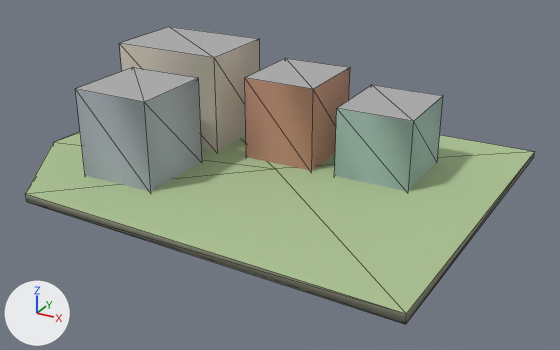
The glTF model godot_project/remake/sky/islands/SKY-014.lod2.glb: old version first, new version second.
Camera for both pictures: a 50 mm camera at (76.5, -139.6, 68.3) aimed at (-0.6, 0.7, -1.8). Arrows for +X, +Y and +Z are at lower left; the lights stay in place. The picture after the commit comes second. Mesh edges are drawn as thin lines. Vertices at exactly the same position are counted once.

Names of what the first picture shows: 'buildings', 'deck', 'rock'.
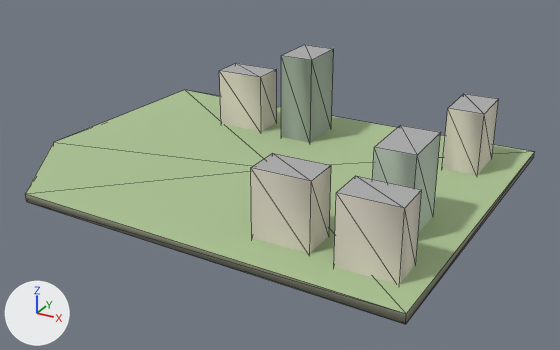
What the commit changed:
me_buildings is used by ob_buildings; location (0.0, 0.0, 0.0).
me_buildings had 32 vertices, 40 faces and spanned x -45.0..29.0, y -23.6..21.9, z -0.5..22.6.
me_buildings now has 48 vertices, 60 faces and spans x -27.8..40.5, y -33.1..29.7, z -0.5..20.5.
me_buildings part 1: the loose piece of 8 vertices spanning x -10.5..6.5, y 2.4..21.4, z -0.5..18.9 is scaled about its middle by (0.471, 0.632, 1.08), then moved by (-3.6, 11.7, 0.8).
me_buildings part 2: the loose piece of 8 vertices spanning x 12.0..29.0, y 2.4..21.4, z -0.5..15.6 is scaled about its middle by (0.471, 0.684, 1.11), then moved by (12.6, -24.0, 0.9).
me_buildings part 3: the loose piece of 8 vertices spanning x -36.0..-18.0, y -23.6..-4.6, z -0.5..19.6 is scaled about its middle by (0.667, 0.421, 0.725), then moved by (43.8, -12.8, -2.8).
me_buildings part 4: the loose piece of 8 vertices spanning x -45.0..-18.0, y 1.9..21.9, z -0.5..22.6 is scaled about its middle by (0.444, 0.4, 0.631), then moved by (66.0, -41.0, -4.3).
me_buildings part 5: the loose piece of 8 vertices spanning x -45.0..-18.0, y 1.9..21.9, z -0.5..22.6 is copied, and the copy is scaled about its middle by (0.444, 0.4, 0.631), then moved by (9.7, 10.7, -4.3); it spans x -27.8..-15.8, y 18.6..26.6, z -0.5..14.1.
me_buildings part 6: the loose piece of 8 vertices spanning x 12.0..29.0, y 2.4..21.4, z -0.5..15.6 is copied, and the copy is scaled about its middle by (0.471, 0.632, 0.91), then moved by (14.8, 11.8, -0.7); it spans x 31.3..39.3, y 17.7..29.7, z -0.5..14.1.

Changed parts and their boxes (x1, y1, x2, y2) in the pictures (560 x 350 px; the box of a moved part takes in the faces that stretch with it):
'buildings', reshaped (24% narrower, 45% taller)
    before: (75, 27, 443, 192)
    after: (219, 45, 499, 285)
part 1 of me_buildings, moved or reshaped
    before: (245, 58, 350, 171)
    after: (281, 45, 334, 143)
part 2 of me_buildings, moved or reshaped
    before: (335, 85, 443, 191)
    after: (373, 125, 441, 233)
part 3 of me_buildings, moved or reshaped
    before: (75, 67, 202, 192)
    after: (251, 153, 331, 253)
part 4 of me_buildings, moved or reshaped
    before: (120, 27, 260, 152)
    after: (334, 176, 422, 285)
part 5 of me_buildings, added
    after: (219, 63, 277, 132)
part 6 of me_buildings, added
    after: (442, 94, 499, 175)
